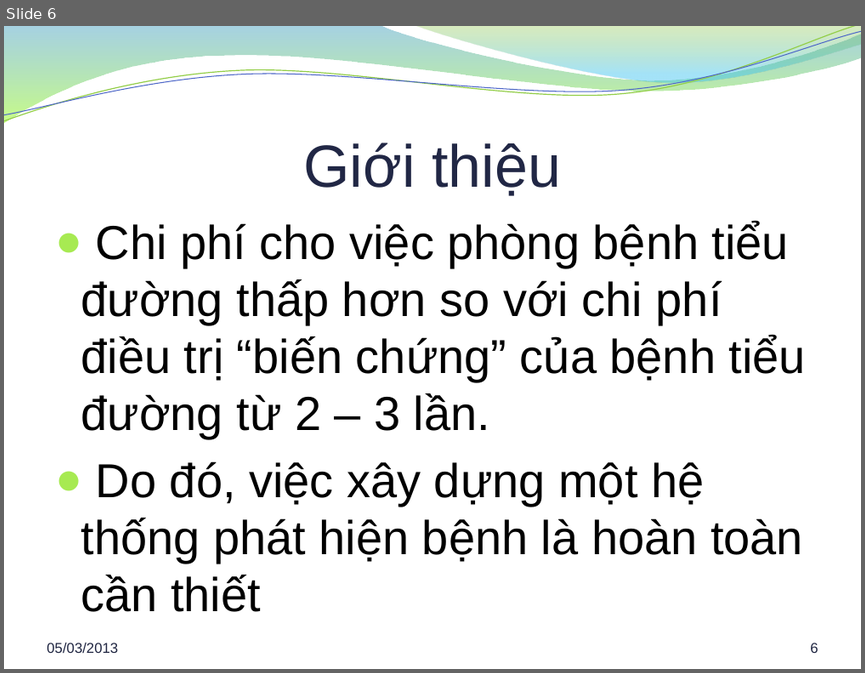
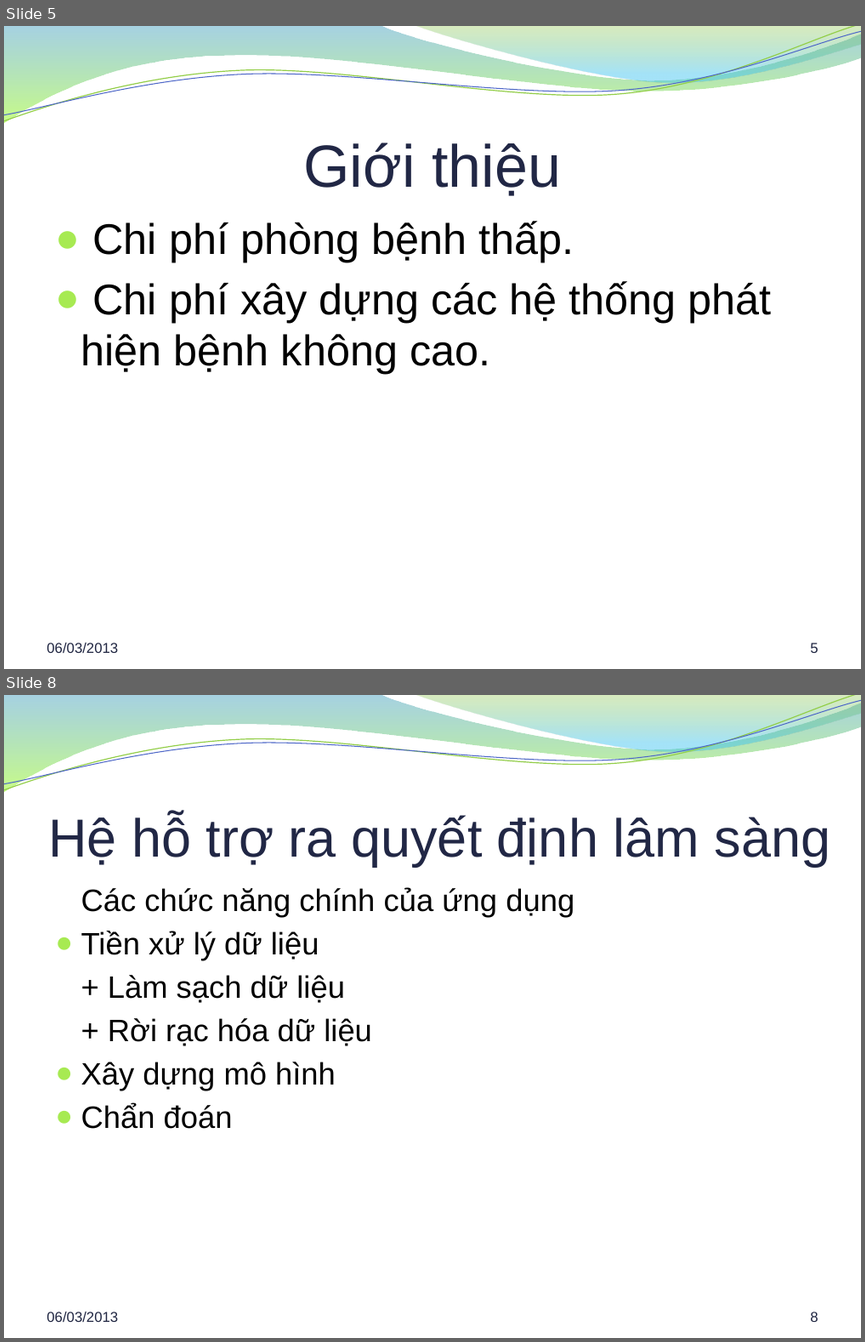
Before and after one commit to hung94it/benhvien, a slide deck: Diabetes/Documents/Report/Bao cao khoa luan.pptx. Shown one above the other, each under a label of ours: slide 6 before the commit, slides 5 and 8 after it; the slides between them are not shown. The pictures are 865x673 and 865x1342 pixels, drawn with LibreOffice and Linux fonts; fonts in the diff are those of the drawing; background and template pictures are left out. Boxes give left, top, right and bottom in pixels: in the first picture for what was removed or moved away, otherwise in the second. Text is boxed around its words. In the diff, an @@ line names an element or a change of style, - is before the commit and + after.

```diff
--- a/Diabetes/Documents/Report/Bao cao khoa luan.pptx
+++ b/Diabetes/Documents/Report/Bao cao khoa luan.pptx
@@ slide 8 added at bbox=[4, 695, 861, 1338], background picture (left out); not listed: 4 template elements that a slide beside it also shows @@
@@ title added at bbox=[48, 815, 830, 867], 45 pt, text #212745 @@
+Hệ hỗ trợ ra quyết định lâm sàng
@@ text added at bbox=[81, 887, 574, 1129], 26 pt, text #000000 @@
+Các chức năng chính của ứng dụng
+● Tiền xử lý dữ liệu
++ Làm sạch dữ liệu
++ Rời rạc hóa dữ liệu
+● Xây dựng mô hình
+● Chẩn đoán
@@ text added at bbox=[46, 1311, 118, 1321], 12 pt, text #202542 @@
+06/03/2013
@@ page number added at bbox=[810, 1311, 817, 1321], 12 pt, text #202542 @@
+8
@@ what was slide 6 is now slide 5 @@
@@ slide 5 changed as well @@
@@ text at bbox=[81, 221, 772, 374]: text changed; size 40 to 36 pt @@
-● Chi phí cho việc phòng bệnh tiểu đường thấp hơn so với chi phí điều trị “biến chứng” của bệnh tiểu đường từ 2 – 3 lần.
-● Do đó, việc xây dựng một hệ thống phát hiện bệnh là hoàn toàn cần thiết
+● Chi phí phòng bệnh thấp.
+● Chi phí xây dựng các hệ thống phát hiện bệnh không cao.
@@ text at bbox=[46, 642, 118, 652]: text changed @@
-05/03/2013
+06/03/2013
@@ page number at bbox=[810, 642, 817, 652]: text changed @@
-6
+5
```
Also in this commit, not shown: 23 other slides changed, 3 other slides added, 5 slides removed, 3 other files.
